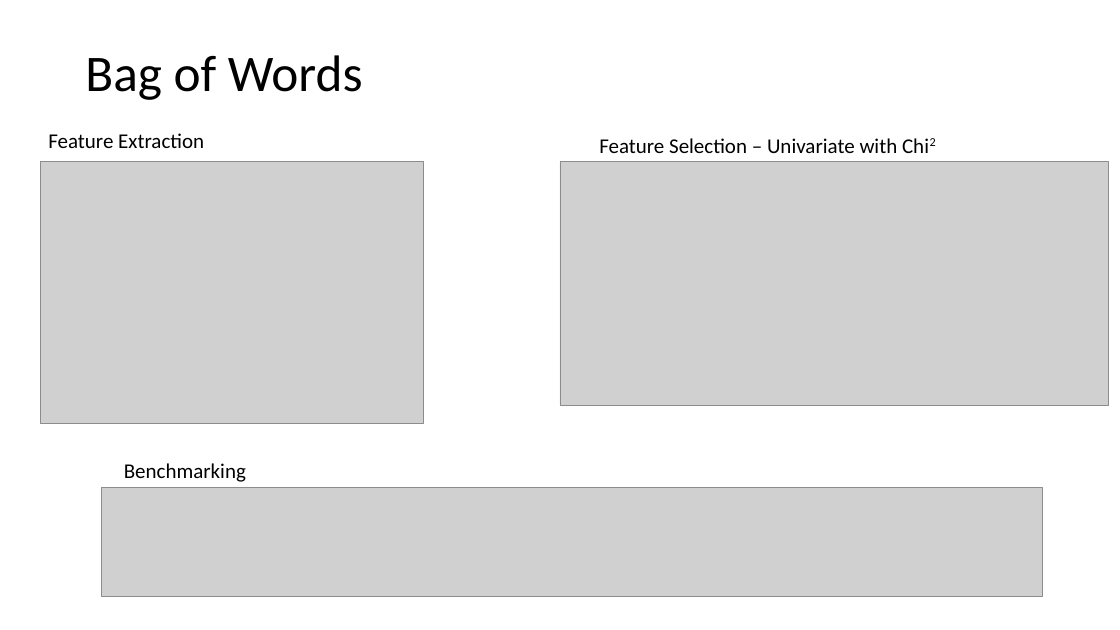
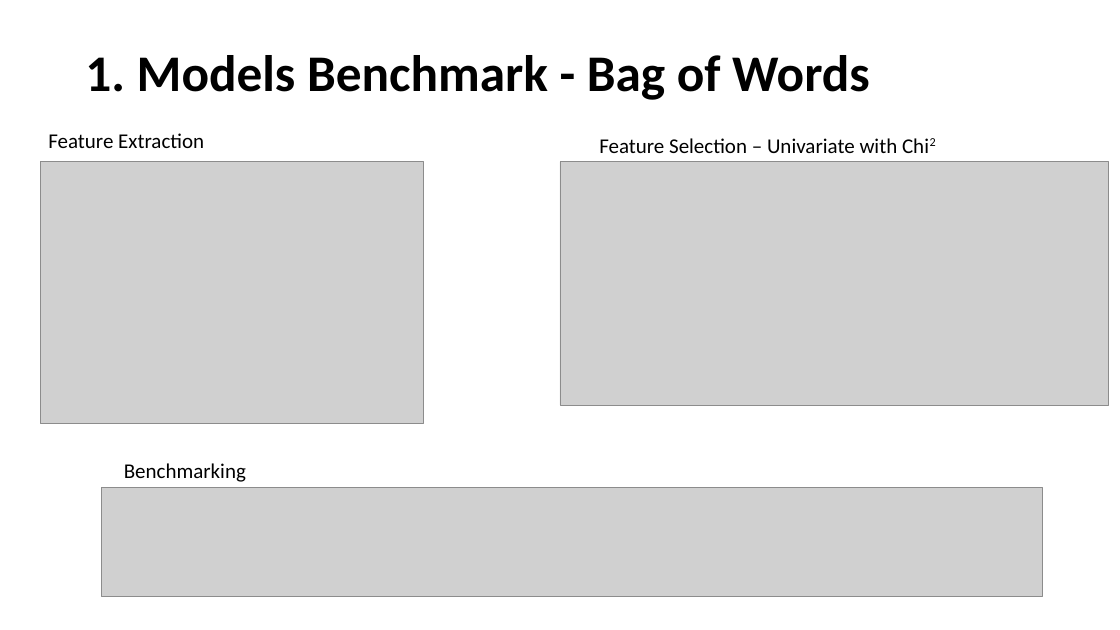
Before and after one commit to CSML1010-3-2020/NLPCourseProject, a slide deck: slide 8 of CSML1010_Group3_Project_Milestone02.pptx. Drawn at 1120x630 pixels with LibreOffice and Linux fonts; fonts in the diff are those of the drawing; grey boxes stand for pictures. Boxes give left, top, right and bottom in pixels: in the first picture for what was removed or moved away, otherwise in the second. Text is boxed around its words. In the diff, an @@ line names an element or a change of style, - is before the commit and + after.

```diff
--- a/CSML1010_Group3_Project_Milestone02.pptx
+++ b/CSML1010_Group3_Project_Milestone02.pptx
@@ title at (85,55,870,100): text changed; bold on @@
-Bag of Words
+1. Models Benchmark - Bag of Words
```
Also in this commit, not shown: 4 other slides changed, 4 slides added, 3 slides removed.
